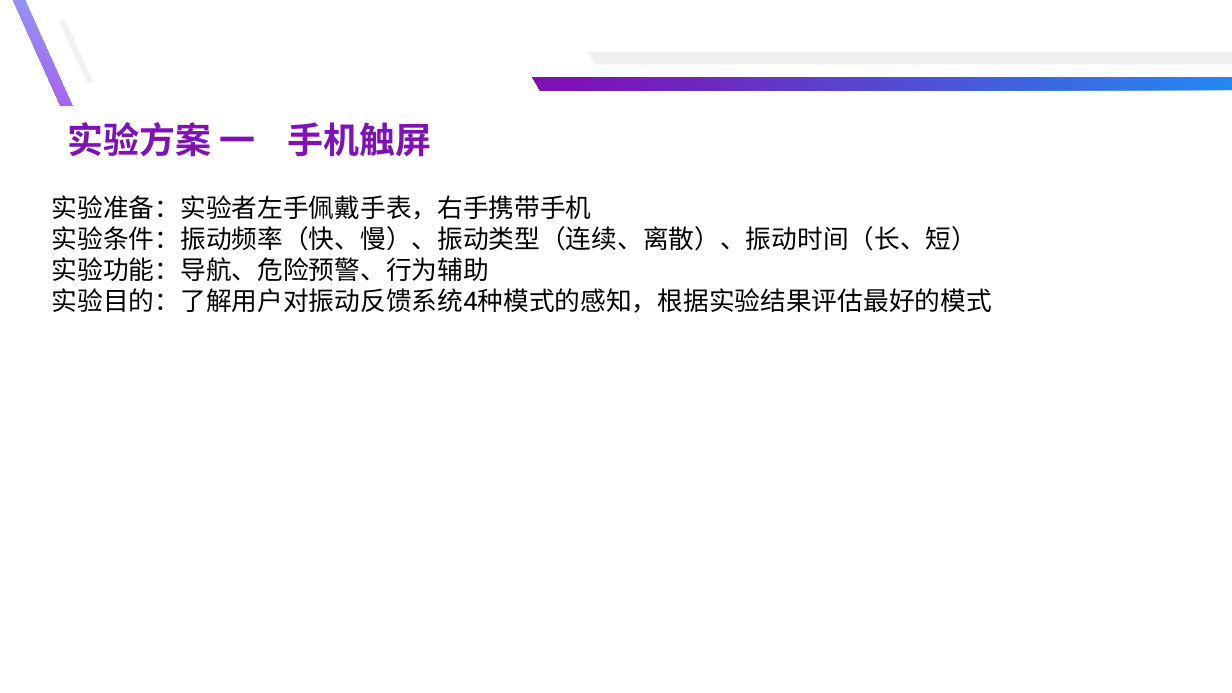
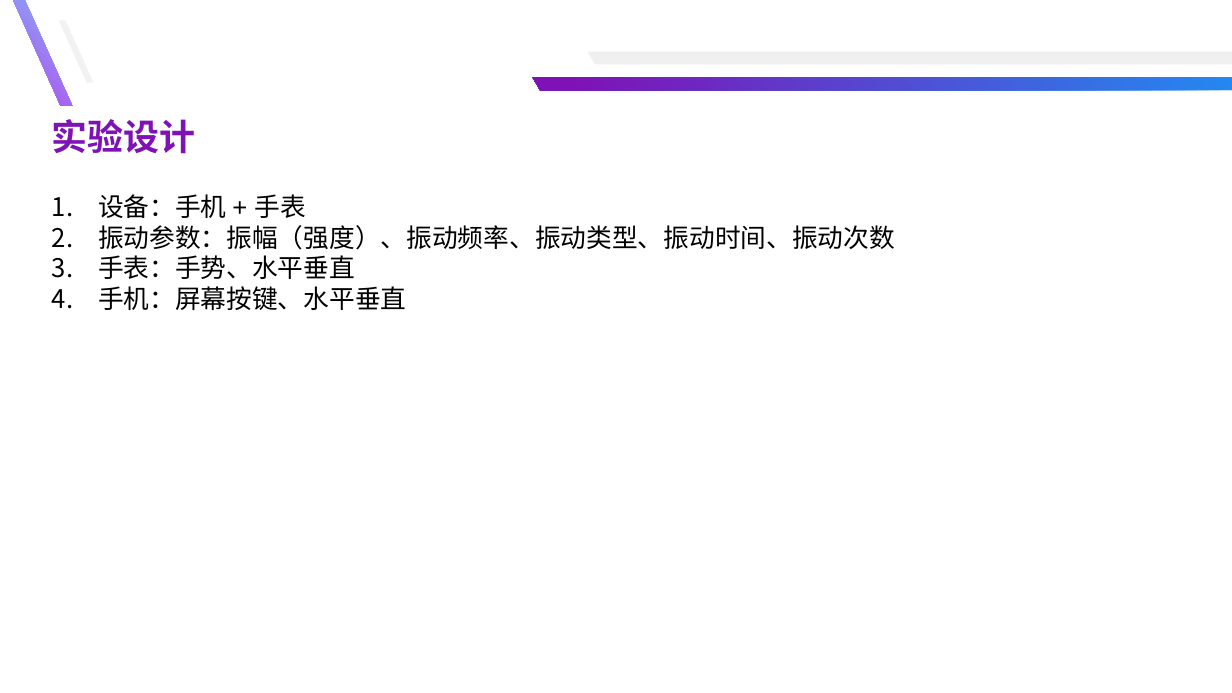
Before and after one commit to yuyongsong/Paper, a slide deck: slide 45 of 总结汇报-余泳松.pptx (slide 47 before the commit). Drawn at 1232x693 pixels with LibreOffice and Linux fonts; fonts in the diff are those of the drawing. Boxes give left, top, right and bottom in pixels: in the first picture for what was removed or moved away, otherwise in the second. Text is boxed around its words. In the diff, an @@ line names an element or a change of style, - is before the commit and + after.

```diff
--- a/总结汇报-余泳松.pptx
+++ b/总结汇报-余泳松.pptx
@@ text at <box>52,119,196,154</box>: text changed @@
-实验方案 一 手机触屏
+实验设计
@@ text at <box>98,194,895,310</box>: text changed; font Roboto to Arial @@
-实验准备：实验者左手佩戴手表，右手携带手机
-实验条件：振动频率（快、慢）、振动类型（连续、离散）、振动时间（长、短）
-实验功能：导航、危险预警、行为辅助
-实验目的：了解用户对振动反馈系统4种模式的感知，根据实验结果评估最好的模式
+1. 设备：手机 + 手表
+2. 振动参数：振幅（强度）、振动频率、振动类型、振动时间、振动次数
+3. 手表：手势、水平垂直
+4. 手机：屏幕按键、水平垂直
```
Also in this commit, not shown: 2 other slides changed, 4 slides added.
